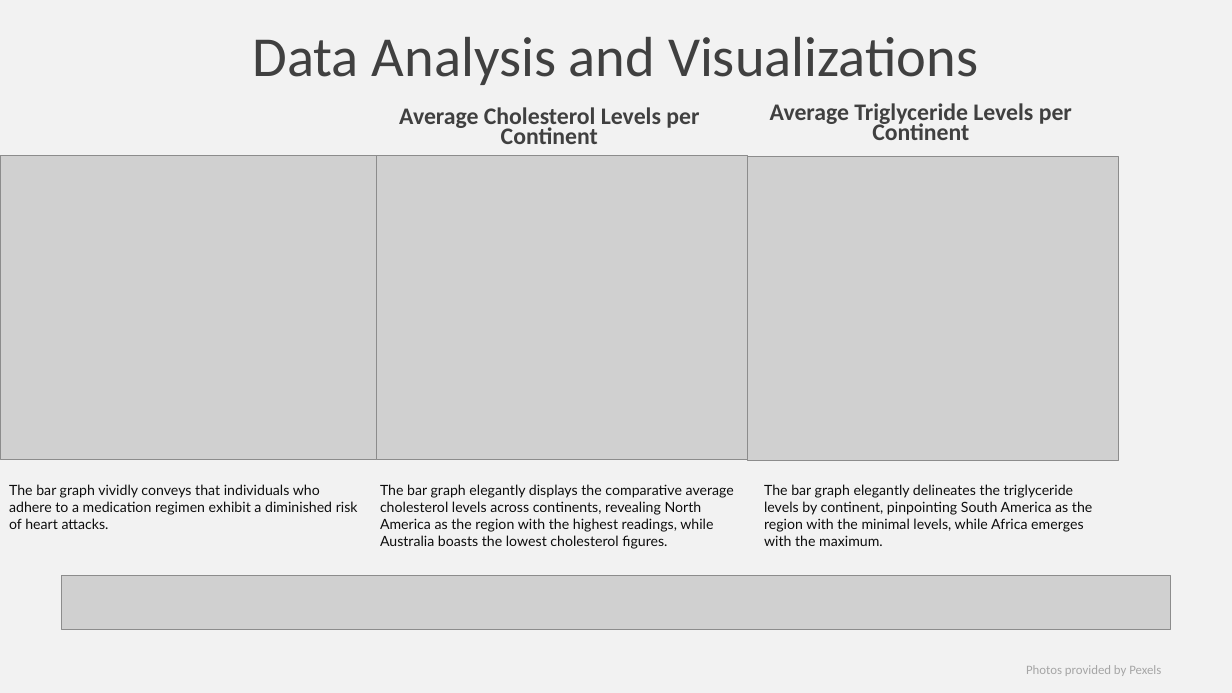
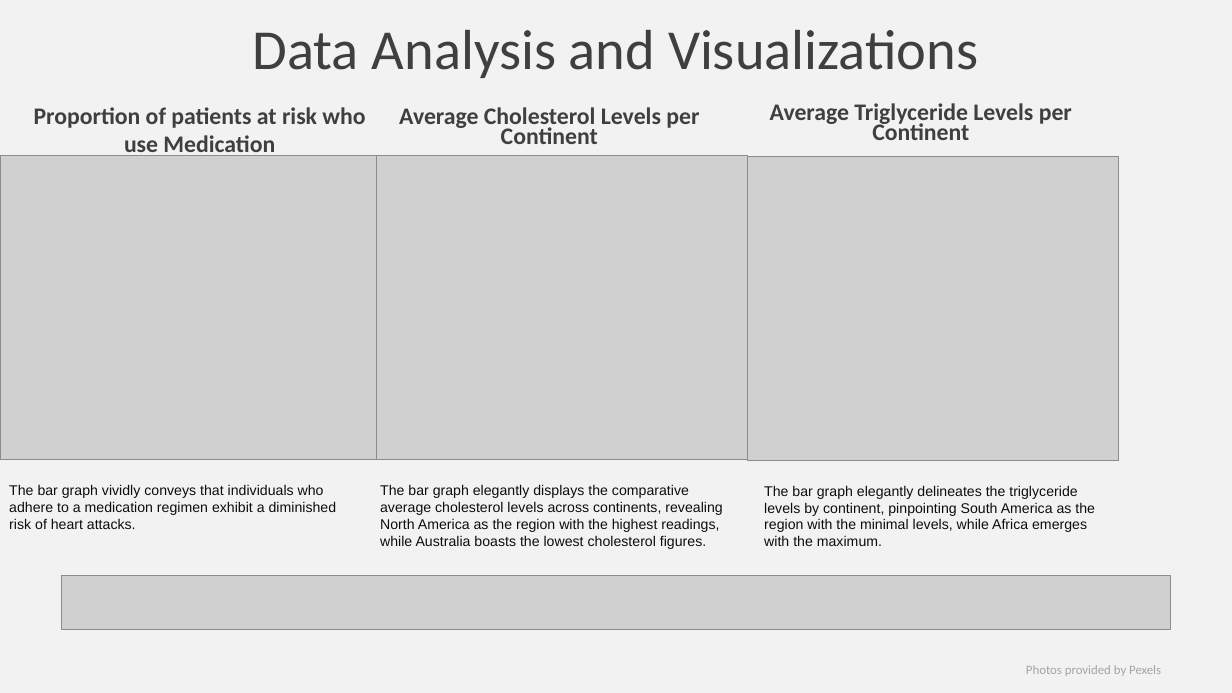
Before and after one commit to Arnawutu/Project4Group7, a slide deck: slide 9 of Heart_Risk_Data_Analysis_Project_4.pptx (slide 6 before the commit). Drawn at 1232x693 pixels with LibreOffice and Linux fonts; fonts in the diff are those of the drawing; grey boxes stand for pictures. Boxes give left, top, right and bottom in pixels: in the first picture for what was removed or moved away, otherwise in the second. Text is boxed around its words. In the diff, an @@ line names an element or a change of style, - is before the commit and + after.

```diff
--- a/Heart_Risk_Data_Analysis_Project_4.pptx
+++ b/Heart_Risk_Data_Analysis_Project_4.pptx
@@ title "Data Analysis and Visualizations" at (252, 30, 978, 78): text colour #404040 to #3F3F3F @@
@@ text added at (34, 107, 365, 156), 18.5 pt, text #3F3F3F, bold @@
+Proportion of patients at risk who use Medication
@@ font Lato to Arial in 3 elements at (9, 484, 337, 529), (380, 484, 722, 549), (764, 485, 1095, 546) @@
```
Also in this commit, not shown: 8 other slides changed, 3 slides added, 2 slides removed.
